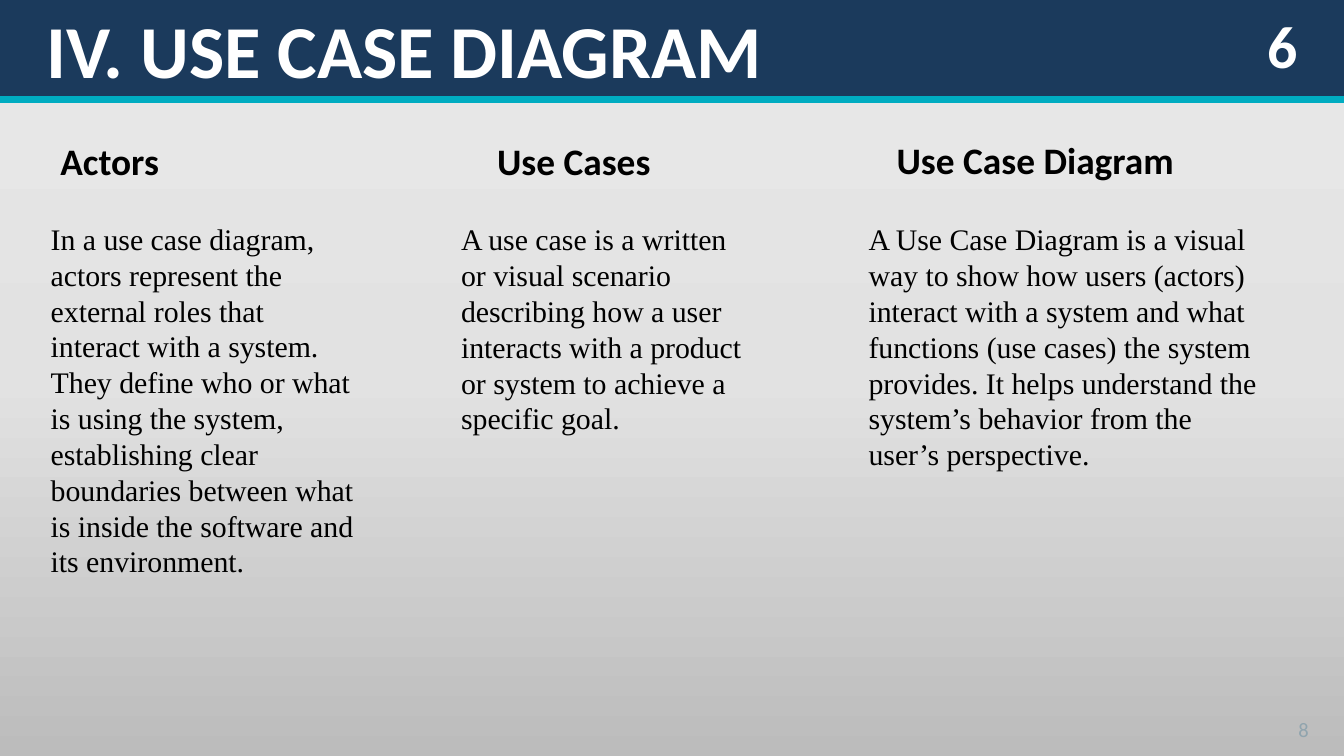
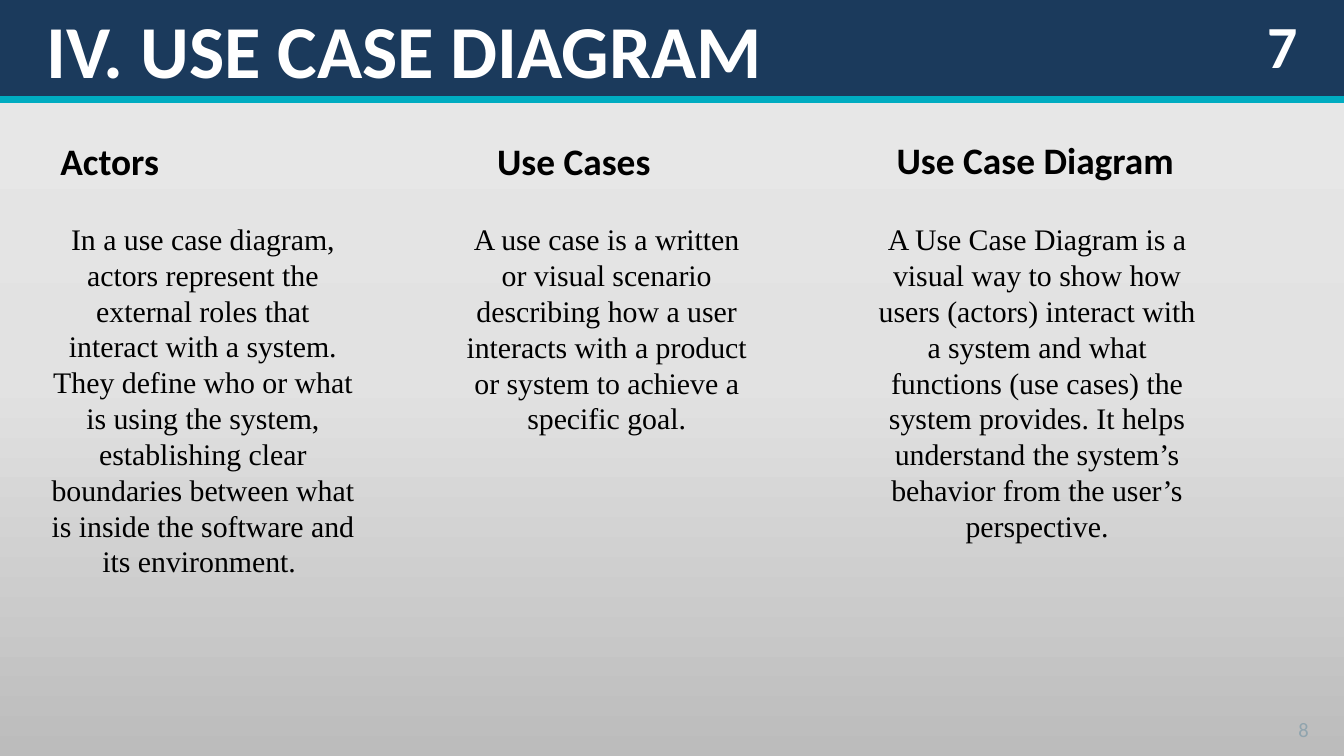
Before and after one commit to Sama-Mokom/CEF_440_Group_16, a slide deck: slide 8 of TASK 4/Group16 Task4.pptx (slide 7 before the commit). Drawn at 1344x756 pixels with LibreOffice and Linux fonts; fonts in the diff are those of the drawing. Boxes give left, top, right and bottom in pixels: in the first picture for what was removed or moved away, otherwise in the second. Text is boxed around its words. In the diff, an @@ line names an element or a change of style, - is before the commit and + after.

```diff
--- a/TASK 4/Group16 Task4.pptx
+++ b/TASK 4/Group16 Task4.pptx
@@ text at [1267,29,1297,68]: text changed @@
-6
+7
@@ alignment left to centre in 3 elements at [52,229,354,573], [467,230,747,435], [879,230,1195,543] @@
```
Also in this commit, not shown: 9 other slides changed, 1 slide added, 1 other file.
